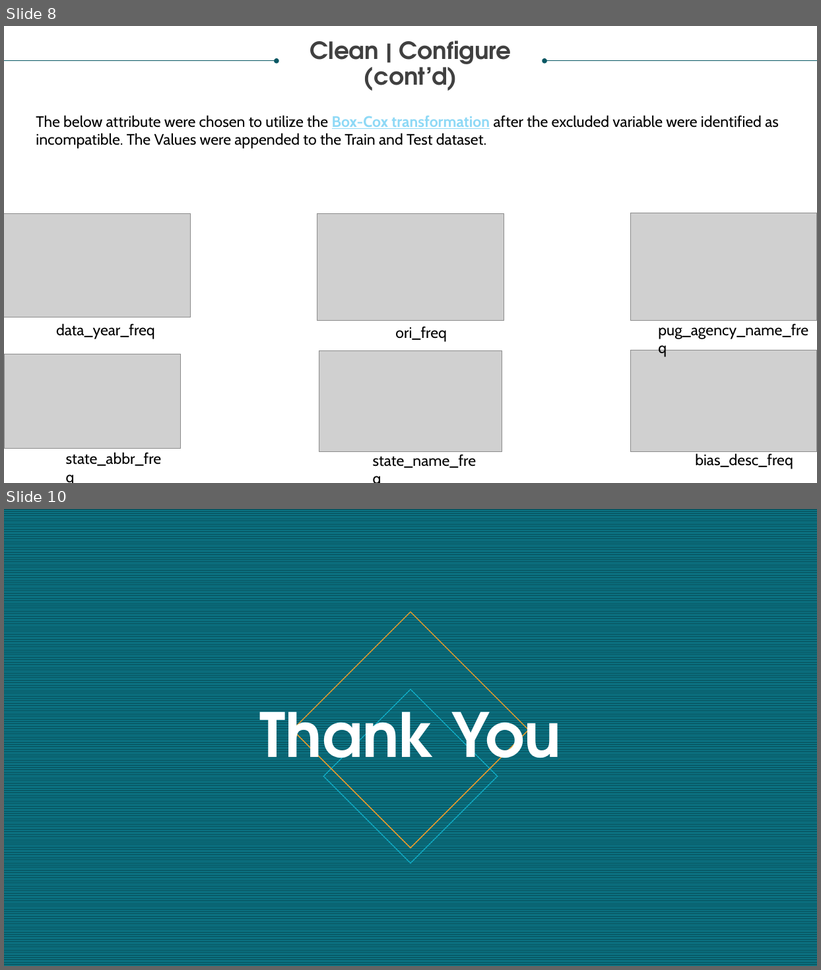
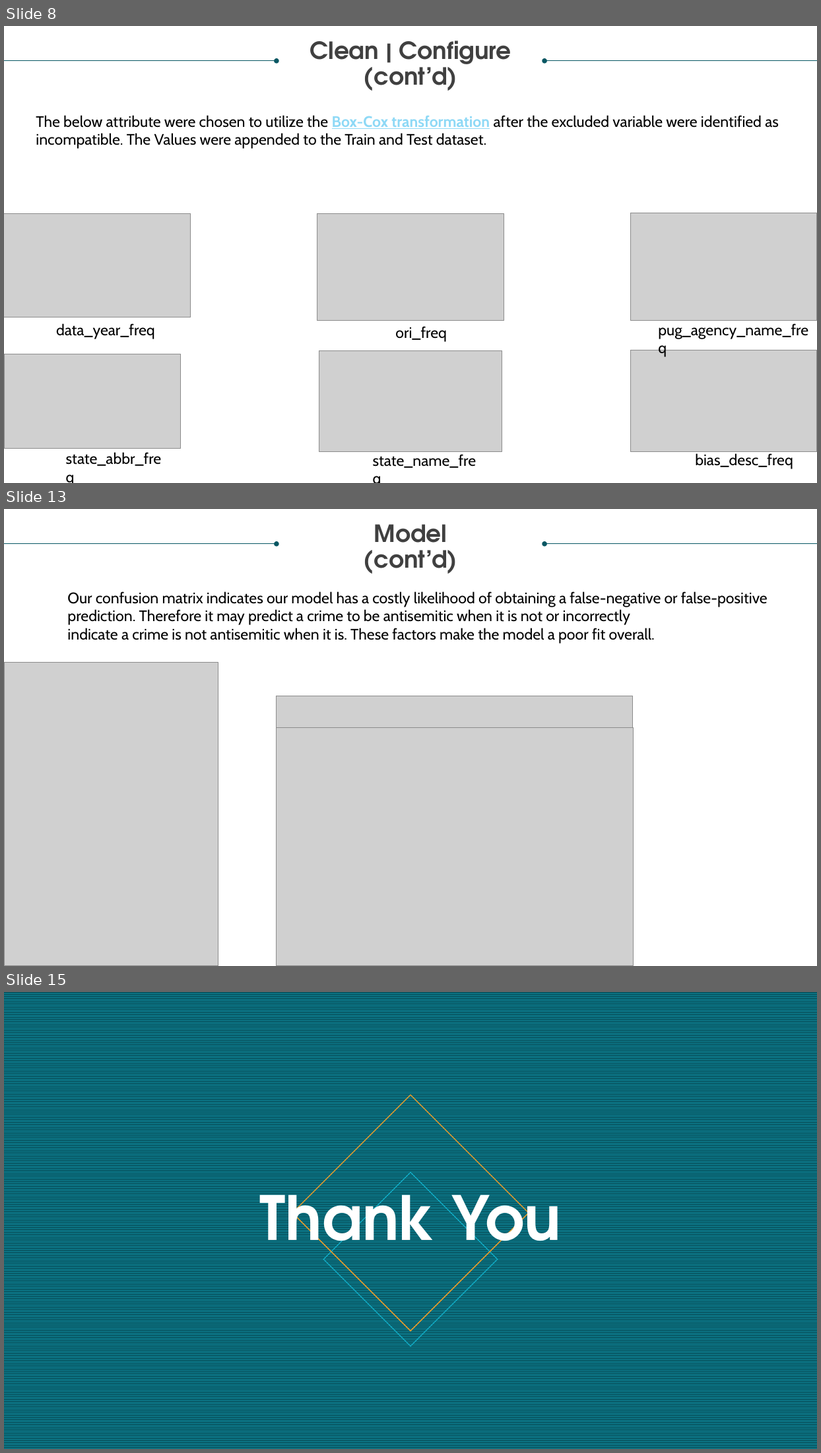
Before and after one commit to GitableGabe/Data621_Collab, a slide deck: DATA 621_FINAL.pptx. Shown one above the other, each under a label of ours: slides 8 and 10 before the commit, slides 8, 13 and 15 after it; the slides between them are not shown. The pictures are 821x970 and 821x1453 pixels, drawn with LibreOffice and Linux fonts; fonts in the diff are those of the drawing; grey boxes stand for pictures. Boxes give left, top, right and bottom in pixels: in the first picture for what was removed or moved away, otherwise in the second. Text is boxed around its words. In the diff, an @@ line names an element or a change of style, - is before the commit and + after.

```diff
--- a/DATA 621_FINAL.pptx
+++ b/DATA 621_FINAL.pptx
@@ slide 13 added at <box>4,509,817,966</box>, background #FFFFFF @@
@@ text added at <box>364,524,457,574</box>, 28 pt, text #404040, bold @@
+Model
+(cont’d)
@@ arrow added from (4, 544) to (277, 544), #085764 0.5 pt @@
@@ arrow added from (817, 544) to (545, 544), #085764 0.5 pt @@
@@ text added at <box>67,591,768,644</box>, 18 pt, text #000000 @@
+Our confusion matrix indicates our model has a costly likelihood of obtaining a false-negative or false-positive
+prediction. Therefore it may predict a crime to be antisemitic when it is not or incorrectly
+indicate a crime is not antisemitic when it is. These factors make the model a poor fit overall.
@@ picture added at <box>5,662,218,966</box> @@
@@ picture added at <box>277,696,633,728</box> @@
@@ picture added at <box>277,728,634,966</box> @@
@@ what was slide 10 is now slide 15 @@
```
Also in this commit, not shown: 3 slides changed, 5 other slides added, 1 slide removed, 2 other files.
